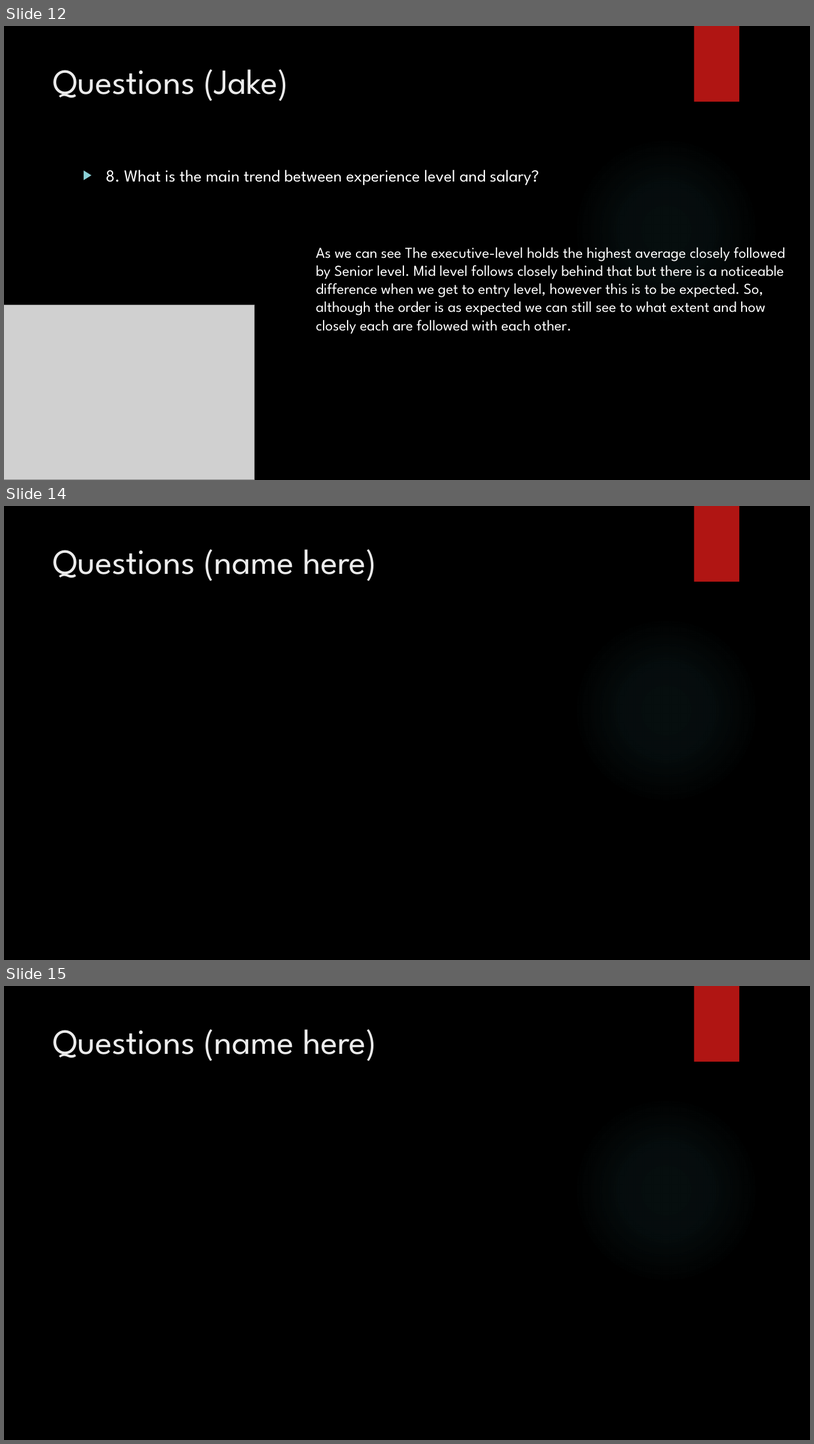
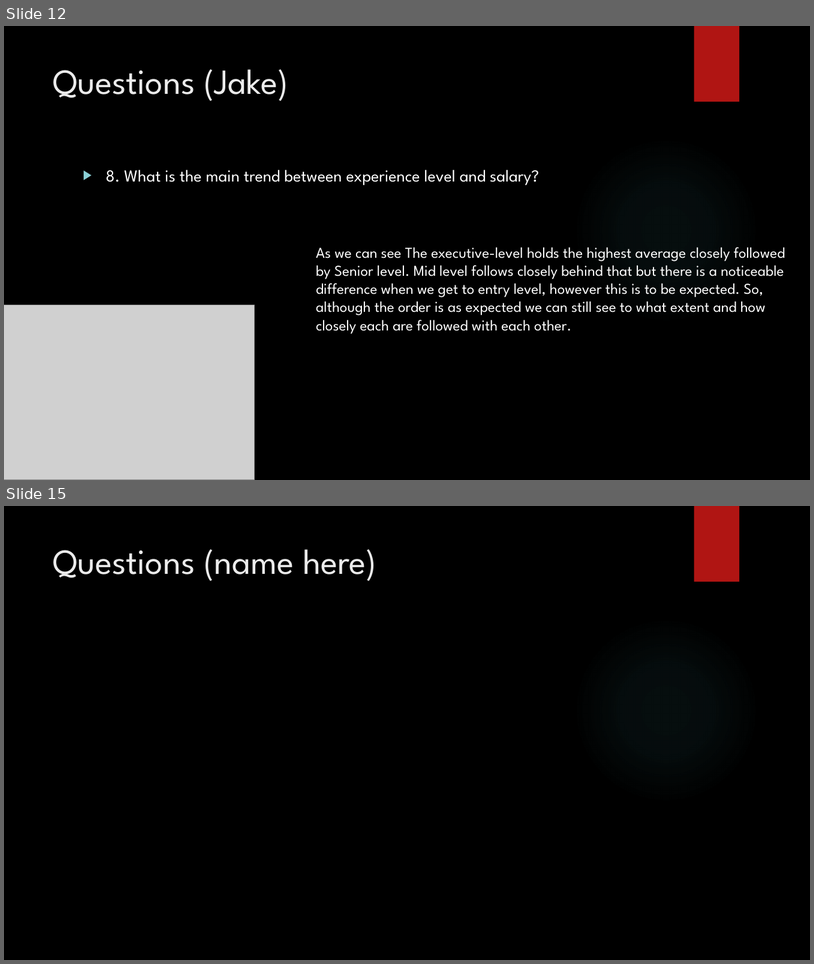
Before and after one commit to csmfduro/salaries, a slide deck: Computer Science Workshop Presentation.pptx. Shown one above the other, each under a label of ours: slides 12, 14 and 15 before the commit, slides 12 and 15 after it; the slides between them are not shown. The pictures are 814x1444 and 814x964 pixels, drawn with LibreOffice and Linux fonts; fonts in the diff are those of the drawing; grey boxes stand for pictures; background and template pictures are left out. Boxes give left, top, right and bottom in pixels: in the first picture for what was removed or moved away, otherwise in the second. Text is boxed around its words. In the diff, an @@ line names an element or a change of style, - is before the commit and + after.

```diff
--- a/Computer Science Workshop Presentation.pptx
+++ b/Computer Science Workshop Presentation.pptx
@@ slide 14 removed at (4,506,810,960), background picture (left out); not listed: 2 template elements that a slide beside it also shows @@
@@ title removed at (53,549,377,581) @@
-Questions (name here)
```
Also in this commit, not shown: 2 slides added, 1 other slide removed, 3 other files.
